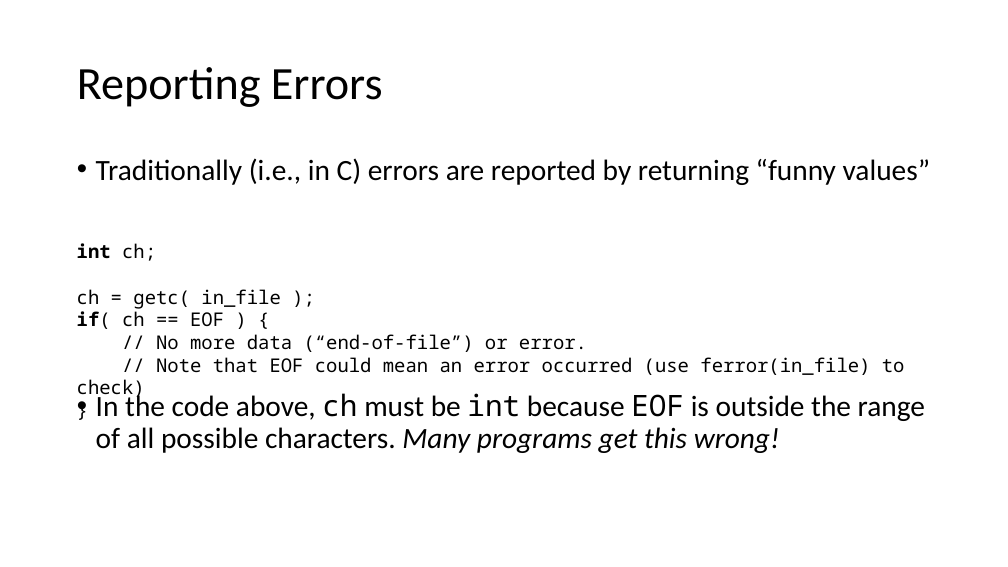
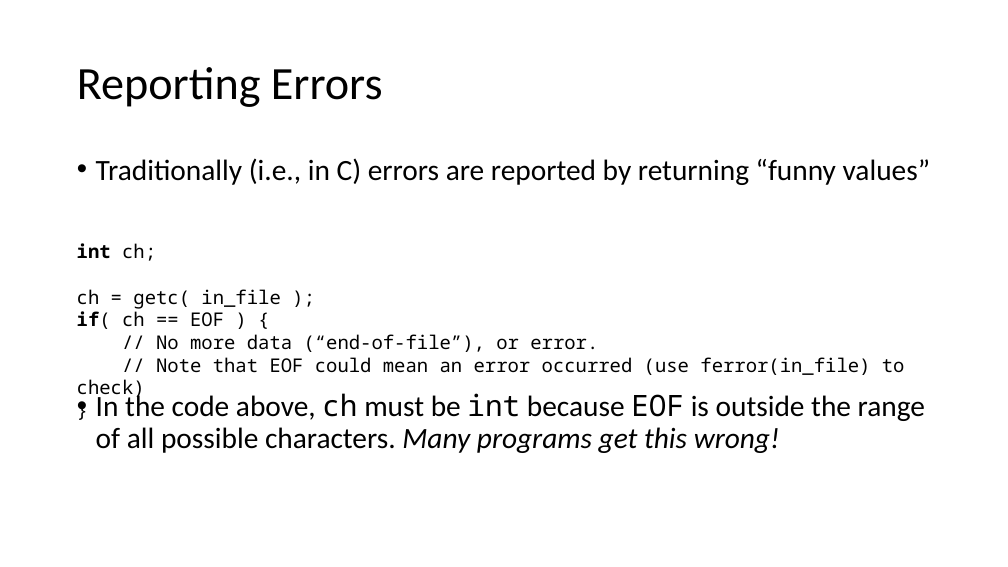
Before and after one commit to pchapin/cpp, a slide deck: slide 2 of Presentations/Exceptions.pptx. Drawn at 1008x567 pixels with LibreOffice and Linux fonts; fonts in the diff are those of the drawing. Boxes give left, top, right and bottom in pixels: in the first picture for what was removed or moved away, otherwise in the second. Text is boxed around its words. In the diff, an @@ line names an element or a change of style, - is before the commit and + after.

```diff
--- a/Presentations/Exceptions.pptx
+++ b/Presentations/Exceptions.pptx
@@ text at [156, 334, 598, 352]: text changed @@
-// No more data (“end-of-file”) or error.
+// No more data (“end-of-file”), or error.
```
Also in this commit, not shown: 4 other slides changed, 2 slides added, 1 other file.
